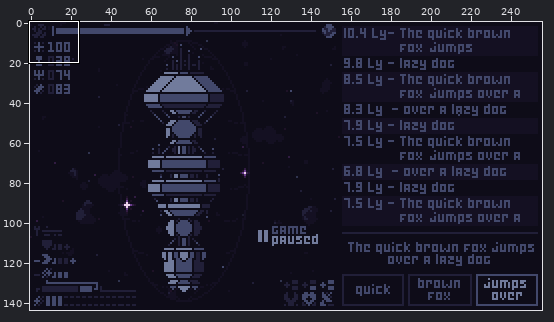
Pixel-art file, stored at src/assets/images/construct_canvas.aseprite. The first picture is a wide view before the edit; the outline marks the close-up.
Close-up. Old version:
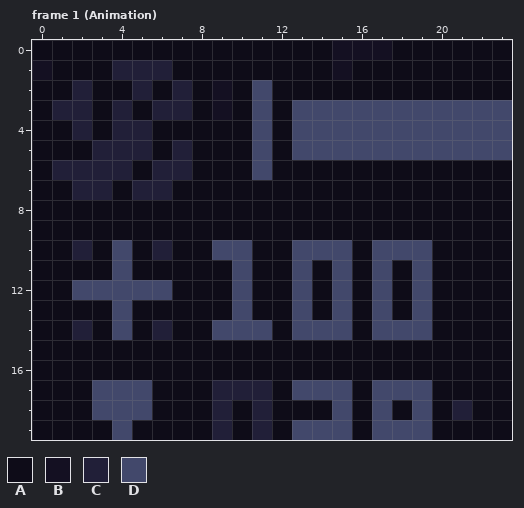
256x144 pixels, 6 frames. Colours within 5 levels of each other are drawn and written as one. Shown: frame 1 (Animation): x 0..23, y 0..19. The commit also changed other frames or places, which this record leaves out.
Visible layers, top first: "Highlight", "Log", "Log Background", "Thrusters", "Modules", "Ship", "Shield", "Main", "Parallax Background", "Background".
Palette (. is transparent): A #0e0c18  B #141022  C #211f38  D #42486b
Pixels before, frame 1 (Animation), first column x 0:
 0 AAAAAAAAAAAAAAABBBAAAAAA
 1 BAAACCCAAAAAAAABAAAAAAAA
 2 AACAACACABADAAAAAAAAAAAA
 3 ACCACACCABADADDDDDDDDDDD
 4 AACACCAAAAADADDDDDDDDDDD
 5 AAACCCACAAADADDDDDDDDDDD
 6 ACCCCACCAAADAAAAAAAAAAAA
 7 AACCACCAAAAAAAAAAAAAAAAA
 8 AAAAAAAAAAAAAAAAAAAAAAAA
 9 AAAAAAAAAAAAAAAAAAAAAAAA
10 AACADACAADDAADDDADDDAAAA
11 AAAADAAAAADAADADADADAAAA
12 AADDDDDAAADAADADADADAAAA
13 AAAADAAAAADAADADADADAAAA
14 AACADACAADDDADDDADDDAAAA
15 AAAAAAAAAAAAAAAAAAAAAAAA
16 AAAAAAAAAAAAAAAAAAAAAAAA
17 AAADDDAAACCCADDDADDDAAAA
18 AAADDDAAACACAAADADADACAA
19 AAAADAAAACACADDDADDDAAAA
The result:
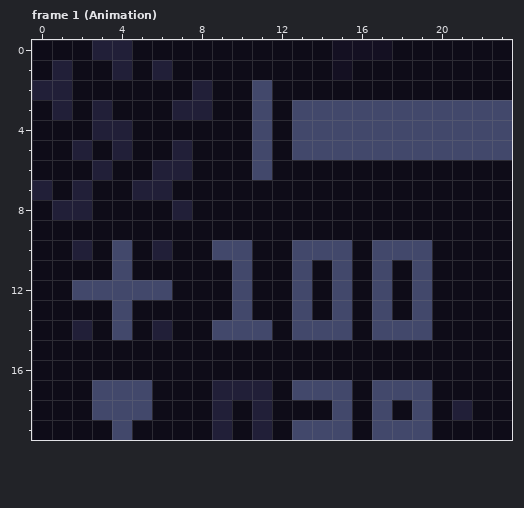
Edits made:
Frame 1 (Animation), layer "Main":
Colour A replaces colour B in row 1 at x 0; in rows 2 to 3 at x 9.
Colour A replaces colour C in row 1 at x 5; in row 2 at x 2, 5 and 7; in row 3 at x 2, 4 and 6; in row 4 at x 2 and 5; in row 5 at x 3 and 5; in row 6 at x 1 to 2 and 4.
Colour A replaces colour C in row 7 at x 3.
Colour C replaces colour A in row 0 at x 3 to 4; in row 1 at x 1; in row 2 at x 0 to 1 and 8; in row 3 at x 3 and 8; in row 4 at x 3; in row 5 at x 2.
Colour C replaces colour A in row 7 at x 0; in row 8 at x 1 to 2 and 7.
Boxes around the changes in both close-ups, in picture pixels (x1, y1, x2, y2):
changed: (32, 40, 232, 220)
